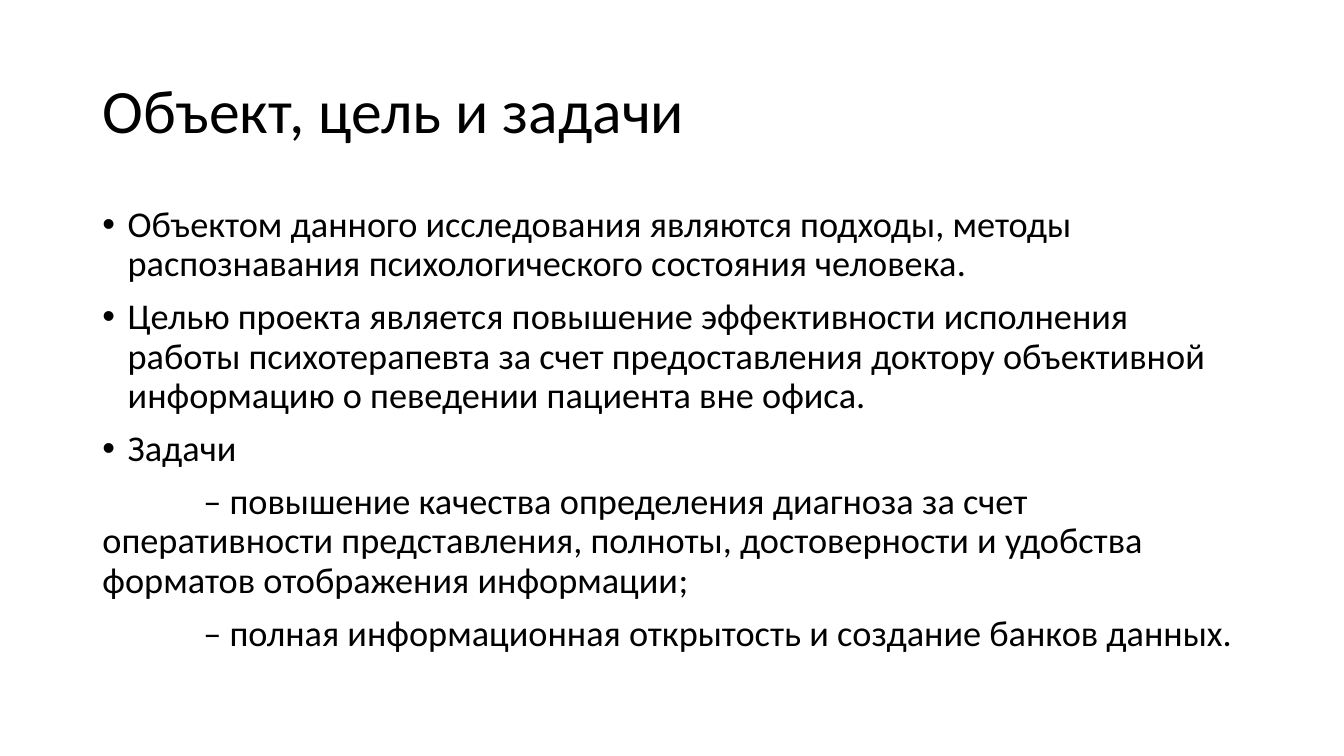
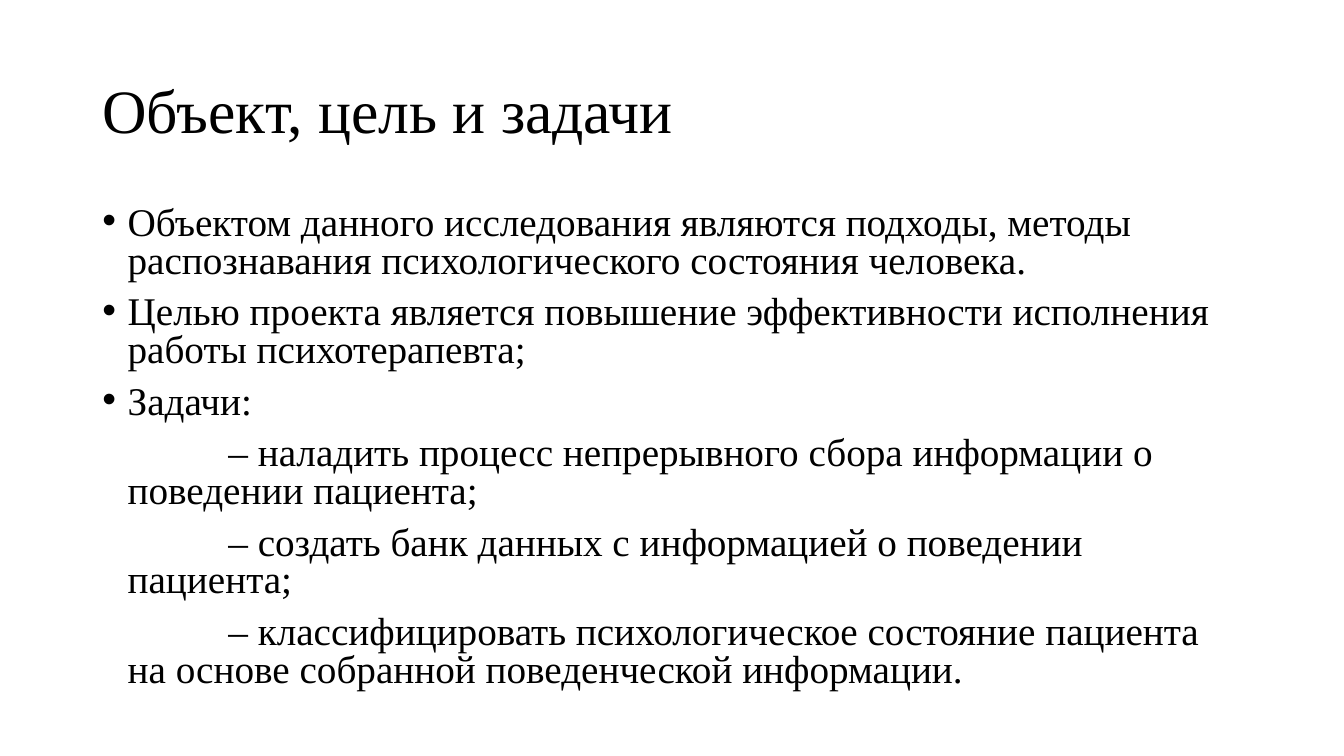
Before and after one commit to Wideweb/-digital-psychology-docs, a slide deck: slide 2 of Алькевич А.С/Презентация.pptx. Drawn at 1344x756 pixels with LibreOffice and Linux fonts; fonts in the diff are those of the drawing. Boxes give left, top, right and bottom in pixels: in the first picture for what was removed or moved away, otherwise in the second. Text is boxed around its words. In the diff, an @@ line names an element or a change of style, - is before the commit and + after.

```diff
--- a/Алькевич А.С/Презентация.pptx
+++ b/Алькевич А.С/Презентация.pptx
@@ title "Объект, цель и задачи" at (102, 89, 673, 144): font Calibri to Times New Roman @@
@@ text at (128, 208, 1130, 281): size 25.9 to 28 pt, font Calibri to Times New Roman in "Объектом данного исследования являются подходы, методы распо ..."; line spacing 0.9 to 0.8 @@
@@ text at (128, 297, 1209, 690): text changed; size 25.9 to 28 pt; font Calibri to Times New Roman @@
-• Целью проекта является повышение эффективности исполнения работы психотерапевта за счет предоставления доктору объективной информацию о певедении пациента вне офиса.
-• Задачи
-– повышение качества определения диагноза за счет оперативности представления, полноты, достоверности и удобства форматов отображения информации;
-– полная информационная открытость и создание банков данных.
+• Целью проекта является повышение эффективности исполнения работы психотерапевта;
+• Задачи:
+– наладить процесс непрерывного сбора информации о поведении пациента;
+– создать банк данных с информацией о поведении пациента;
+– классифицировать психологическое состояние пациента на основе собранной поведенческой информации.
```
Also in this commit, not shown: 1 other slide changed, 3 other files.
